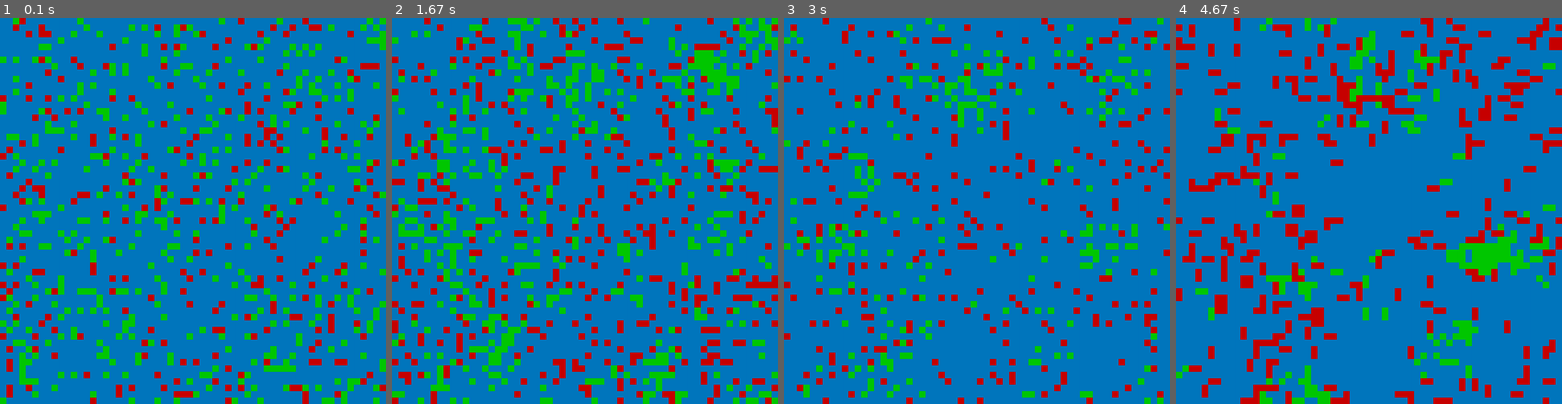
Above: before the commit, frames 1-4 (left to right).
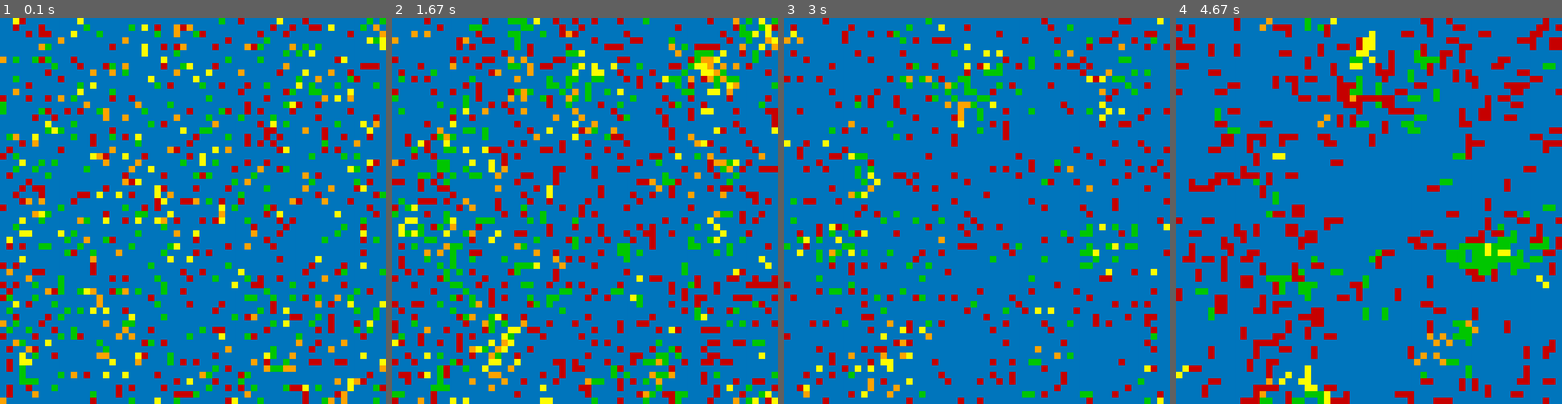
Above: after the commit, the same moments.

Repository: loic-hu/Wa-Tor
Game: pygame game, started from main_pygame.py
Two runs of this game, one before a commit and one after it. Both use one fixed random seed, a clock stepped at 60 frames per second and the inputs below.
Inputs:
- Up to frame 1 (0.1 s): no input
- Up to frame 2 (1.67 s): no input
- Up to frame 3 (3 s): no input
- Up to frame 4 (4.67 s): no input

The runs differ from the first frame. In frame 1, 5.8% of the frame differs, in the area x 0-100%, y 0-100%; in frame 2, 5.2%; in frame 3, 2.4%; in frame 4, 1.3%.

Commit message:
fix pygame couleur des poissons

Diff:
--- a/main_pygame.py
+++ b/main_pygame.py
@@ -57,12 +57,12 @@
             # On affiche le carré de couleur correspondant selon le type de la créature
             if isinstance(creature, Shark):
                 pygame.draw.rect(window, case_shark, (column * size_case, row * size_case, size_case, size_case))
-            elif isinstance(creature, Fish):
-                pygame.draw.rect(window, case_fish, (column * size_case, row * size_case, size_case, size_case))
             elif isinstance(creature, Flying_fish):
                 pygame.draw.rect(window, case_flying_fish, (column * size_case, row * size_case, size_case, size_case))
             elif isinstance(creature, Super_fish):
                 pygame.draw.rect(window, case_super_fish, (column * size_case, row * size_case, size_case, size_case))
+            elif isinstance(creature, Fish):
+                pygame.draw.rect(window, case_fish, (column * size_case, row * size_case, size_case, size_case))
             else:
                 pygame.draw.rect(window, case_water, (column * size_case, row * size_case, size_case, size_case))
 
